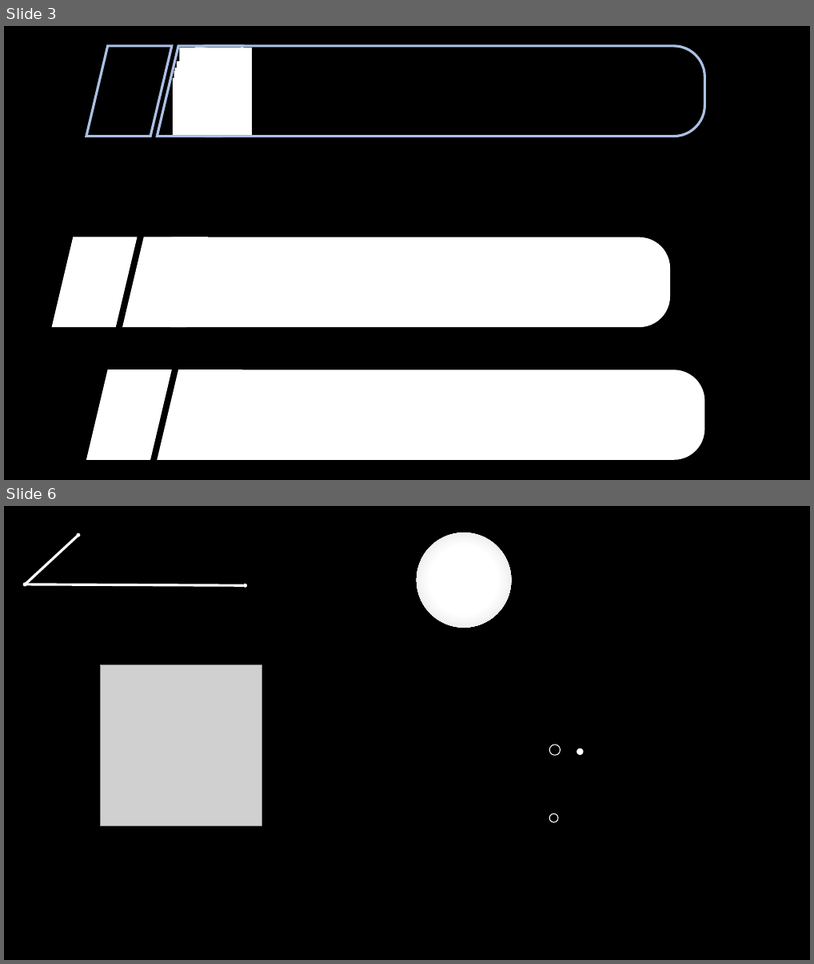
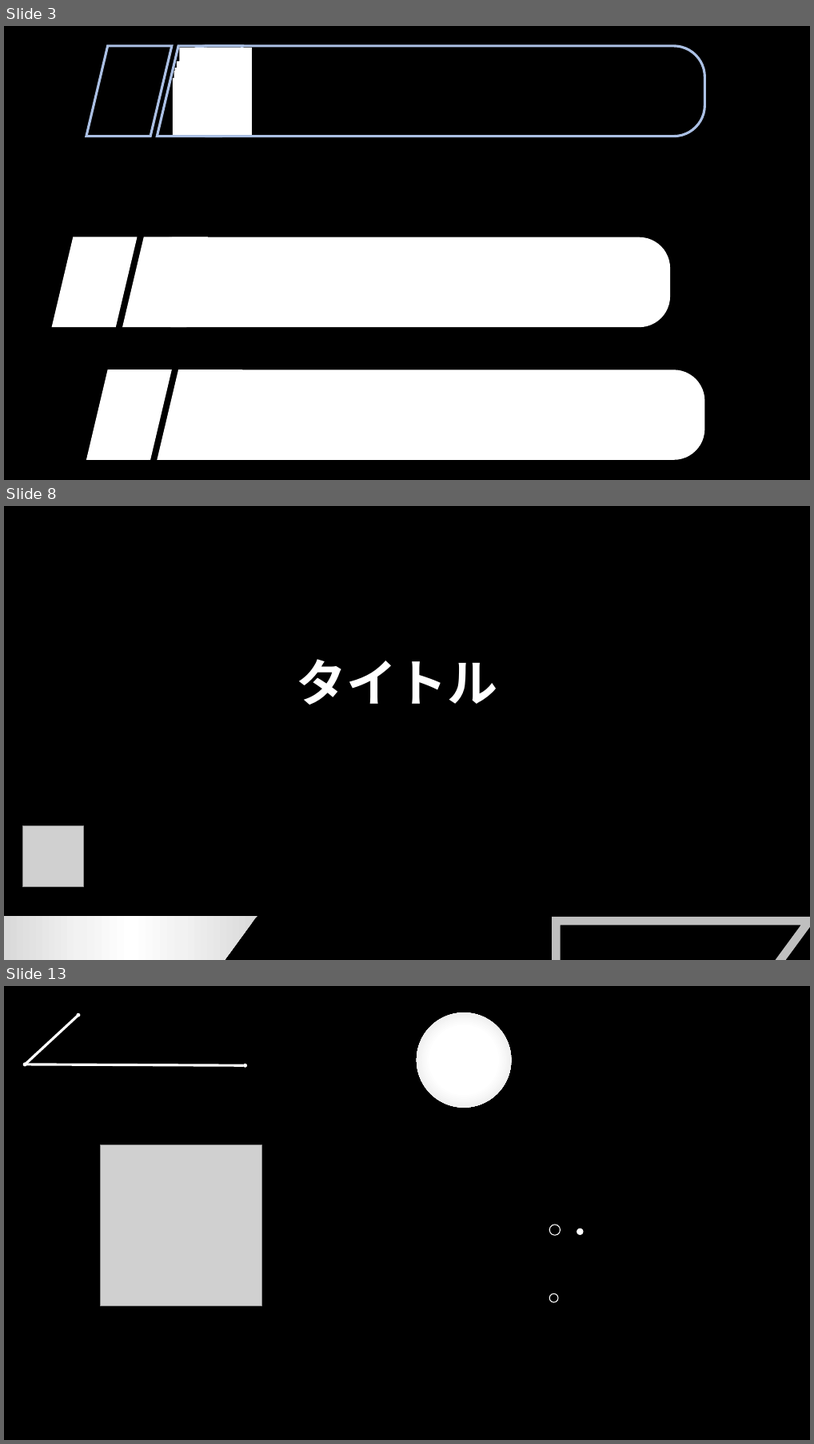
Before and after one commit to YuukiReiya/RhythmGame, a slide deck: resource.pptx. Shown one above the other, each under a label of ours: slides 3 and 6 before the commit, slides 3, 8 and 13 after it; the slides between them are not shown. The pictures are 814x964 and 814x1444 pixels, drawn with LibreOffice and Linux fonts; fonts in the diff are those of the drawing; grey boxes stand for pictures; background and template pictures are left out. Boxes give left, top, right and bottom in pixels: in the first picture for what was removed or moved away, otherwise in the second. Text is boxed around its words. In the diff, an @@ line names an element or a change of style, - is before the commit and + after.

```diff
--- a/resource.pptx
+++ b/resource.pptx
@@ slide 8 added at [4, 506, 810, 960], background #000000 @@
@@ text added at [296, 659, 498, 704], 60 pt, text #FFFFFF, bold @@
+タイトル
@@ picture added at [22, 825, 84, 887] @@
@@ freeform shape added at [4, 916, 258, 960], fill gradient #D9D9D9 to #F2F2F2 to #FFFFFF @@
@@ freeform shape added at [556, 920, 810, 960], outline #D9D9D9 10 pt @@
@@ what was slide 6 is now slide 13 @@
```
Also in this commit, not shown: 7 other slides added, 1 slide removed.
